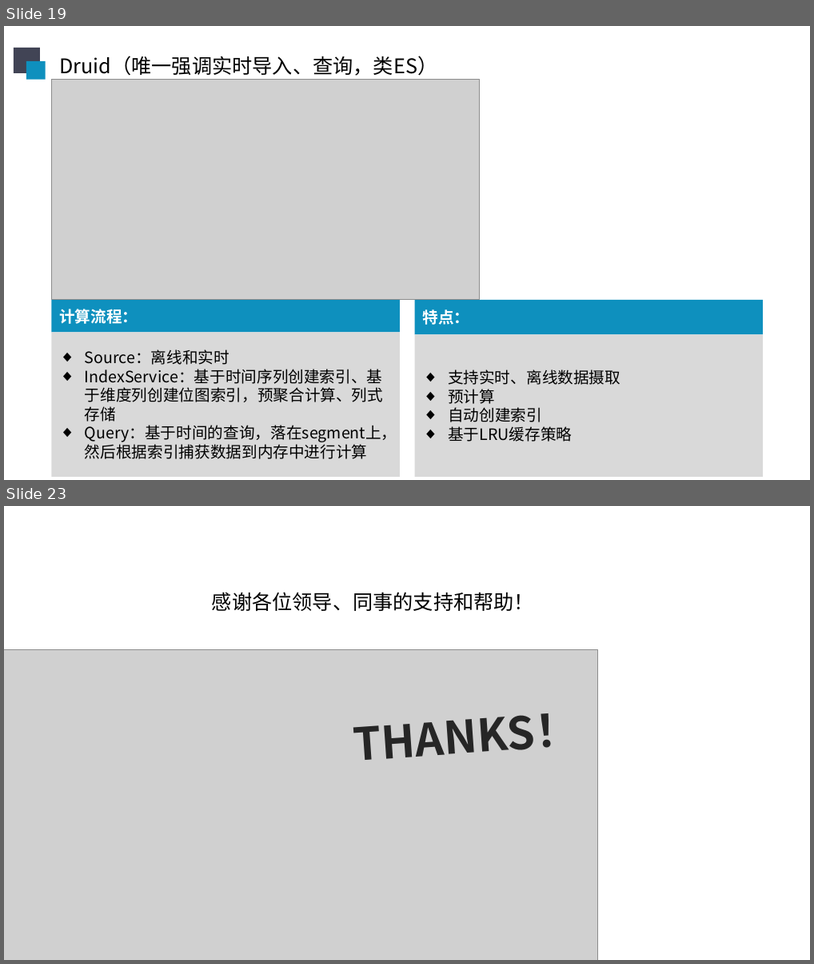
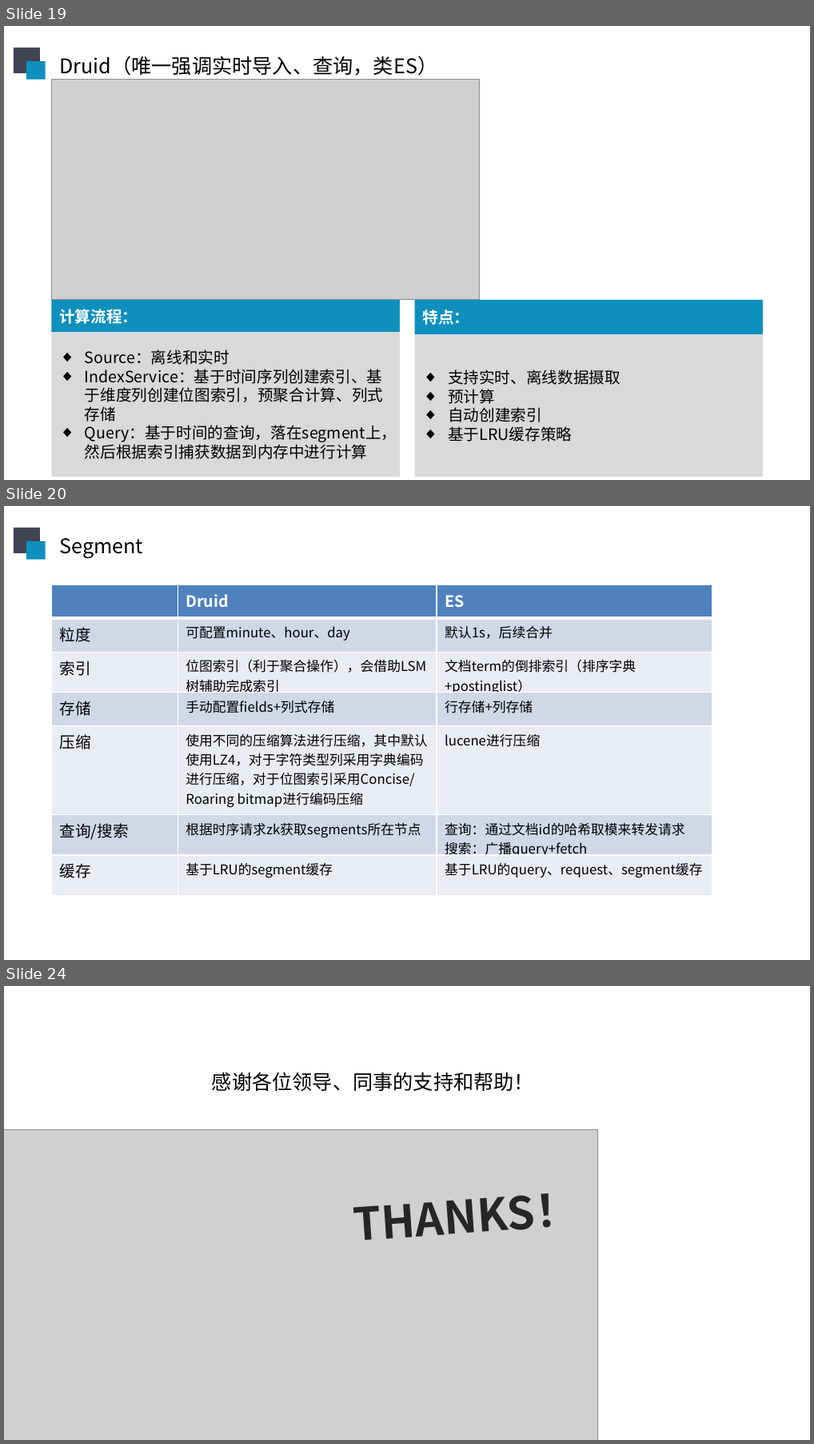
Before and after one commit to sunliangliang9201/interview_prepare, a slide deck: 在线阶段汇报20190606.pptx. Shown one above the other, each under a label of ours: slides 19 and 23 before the commit, slides 19, 20 and 24 after it; the slides between them are not shown. The pictures are 814x964 and 814x1444 pixels, drawn with LibreOffice and Linux fonts; fonts in the diff are those of the drawing; grey boxes stand for pictures. Boxes give left, top, right and bottom in pixels: in the first picture for what was removed or moved away, otherwise in the second. Text is boxed around its words. In the diff, an @@ line names an element or a change of style, - is before the commit and + after.

```diff
--- a/在线阶段汇报20190606.pptx
+++ b/在线阶段汇报20190606.pptx
@@ slide 20 added at (4,506,810,960), background #FFFFFF @@
@@ rectangle added at (14,528,40,553), fill #414455 @@
@@ rectangle added at (26,541,45,560), fill #0E90BE @@
@@ text added at (59,538,143,558), 18 pt, text #000000 @@
+Segment
@@ table added at (51,584,712,895), 7 rows, 3 columns @@
+ | Druid | ES
+粒度 | 可配置minute、hour、day | 默认1s，后续合并
+索引 | 位图索引（利于聚合操作），会借助LSM树辅助完成索引 | 文档term的倒排索引（排序字典+postinglist）
+存储 | 手动配置fields+列式存储 | 行存储+列存储
+压缩 | 使用不同的压缩算法进行压缩，其中默认使用LZ4，对于字符类型列采用字典编码进行压缩，对于位图索引采用Concise/Roaring bitmap进行编码压缩 | lucene进行压缩
+查询/搜索 | 根据时序请求zk获取segments所在节点 | 查询：通过文档id的哈希取模来转发请求 / 搜索：广播query+fetch
+缓存 | 基于LRU的segment缓存 | 基于LRU的query、request、segment缓存
@@ what was slide 23 is now slide 24 @@
```
Also in this commit, not shown: 8 slides changed.
